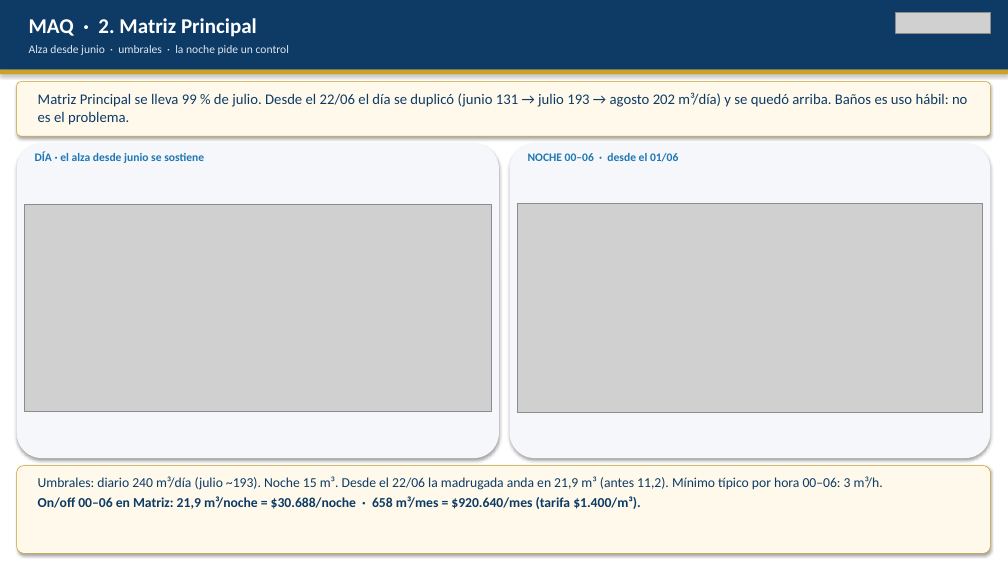
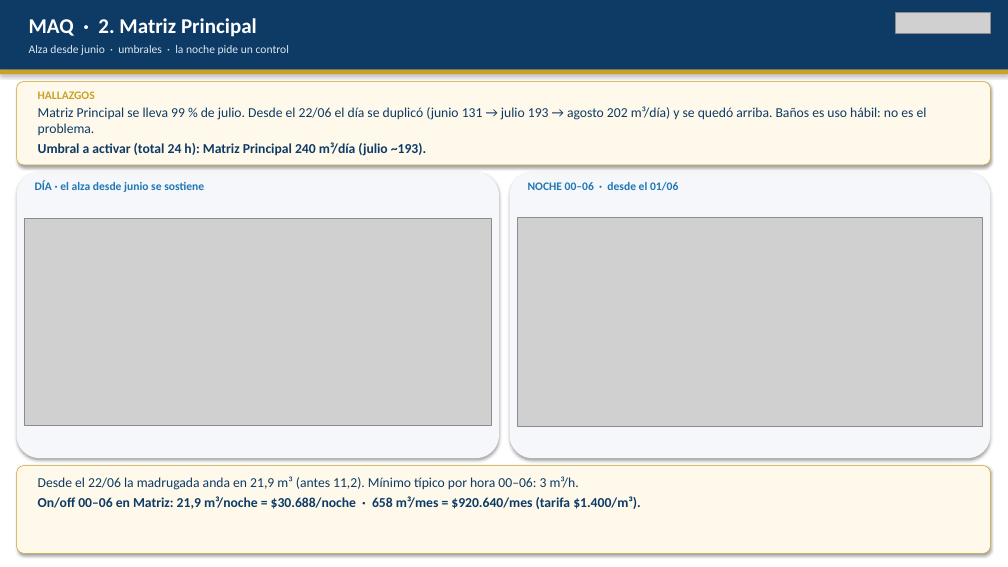
Before and after one commit to anibaloperacionesWes/wes-scripts, a slide deck: slide 7 of reports/Parque_Arauco/TMP_7MALLS/entrega_diego_anibal/Recorrido_ejecutivo_PA_MAE_20260817.pptx. Drawn at 1008x567 pixels with LibreOffice and Linux fonts; fonts in the diff are those of the drawing; grey boxes stand for pictures. Boxes give left, top, right and bottom in pixels: in the first picture for what was removed or moved away, otherwise in the second. Text is boxed around its words. In the diff, an @@ line names an element or a change of style, - is before the commit and + after.

```diff
--- a/reports/Parque_Arauco/TMP_7MALLS/entrega_diego_anibal/Recorrido_ejecutivo_PA_MAE_20260817.pptx
+++ b/reports/Parque_Arauco/TMP_7MALLS/entrega_diego_anibal/Recorrido_ejecutivo_PA_MAE_20260817.pptx
@@ rounded rectangle: place and size @@
-rounded rectangle at bbox=[17, 82, 991, 136]
+rounded rectangle at bbox=[17, 82, 991, 165]
@@ text "Matriz Principal se lleva 99 ...": place and size @@
-text "Matriz Principal se lleva 99 ..." at bbox=[38, 92, 967, 125]
+text "Matriz Principal se lleva 99 ..." at bbox=[38, 106, 927, 156]
@@ text at bbox=[38, 106, 927, 135]: size 14 to 13 pt in "Matriz Principal se lleva 99 % de ..." @@
@@ text added at bbox=[38, 91, 95, 99], 11 pt, text #C9A227, bold @@
+HALLAZGOS
@@ text at bbox=[38, 142, 426, 156]: paragraph added @@
+Umbral a activar (total 24 h): Matriz Principal 240 m³/día (julio ~193).
@@ rounded rectangle: place and size @@
-rounded rectangle at bbox=[17, 144, 499, 458]
+rounded rectangle at bbox=[17, 172, 499, 458]
@@ text "DÍA · el alza desde ...": place and size @@
-text "DÍA · el alza desde ..." at bbox=[35, 152, 204, 163]
+text "DÍA · el alza desde ..." at bbox=[35, 181, 204, 192]
@@ rounded rectangle: place and size @@
-rounded rectangle at bbox=[510, 144, 991, 458]
+rounded rectangle at bbox=[510, 172, 991, 458]
@@ text "NOCHE 00–06 · desde el ...": place and size @@
-text "NOCHE 00–06 · desde el ..." at bbox=[528, 153, 678, 162]
+text "NOCHE 00–06 · desde el ..." at bbox=[528, 182, 678, 191]
@@ picture: place and size @@
-picture at bbox=[24, 204, 492, 411]
+picture at bbox=[24, 219, 492, 426]
@@ picture: place and size @@
-picture at bbox=[517, 203, 983, 412]
+picture at bbox=[517, 218, 983, 426]
@@ text at bbox=[38, 476, 579, 490]: text changed @@
-Umbrales: diario 240 m³/día (julio ~193). Noche 15 m³. Desde el 22/06 la madrugada anda en 21,9 m³ (antes 11,2). Mínimo típico por hora 00–06: 3 m³/h.
+Desde el 22/06 la madrugada anda en 21,9 m³ (antes 11,2). Mínimo típico por hora 00–06: 3 m³/h.
```
Also in this commit, not shown: 7 other slides changed, 1 other file.
